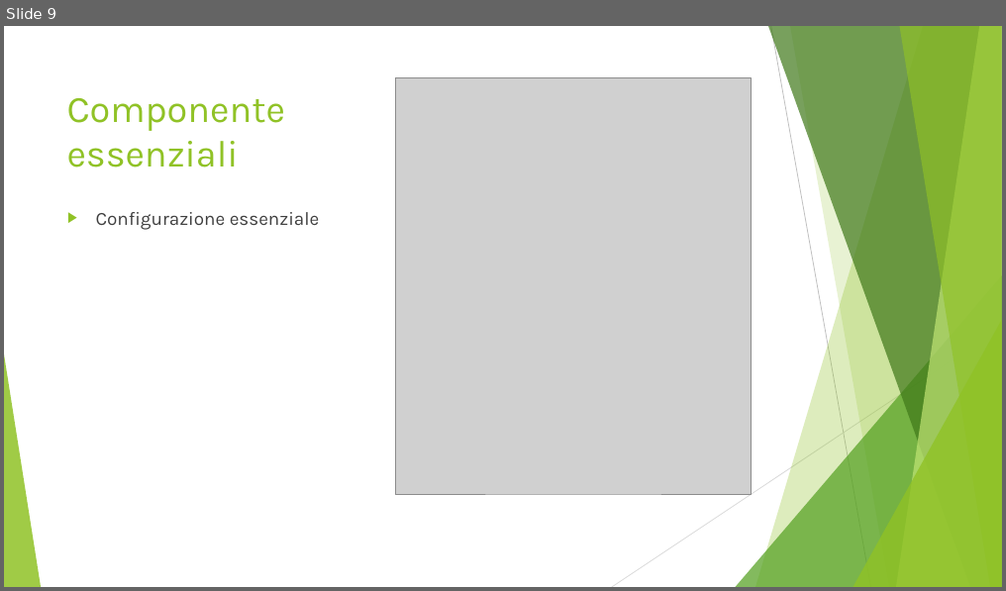
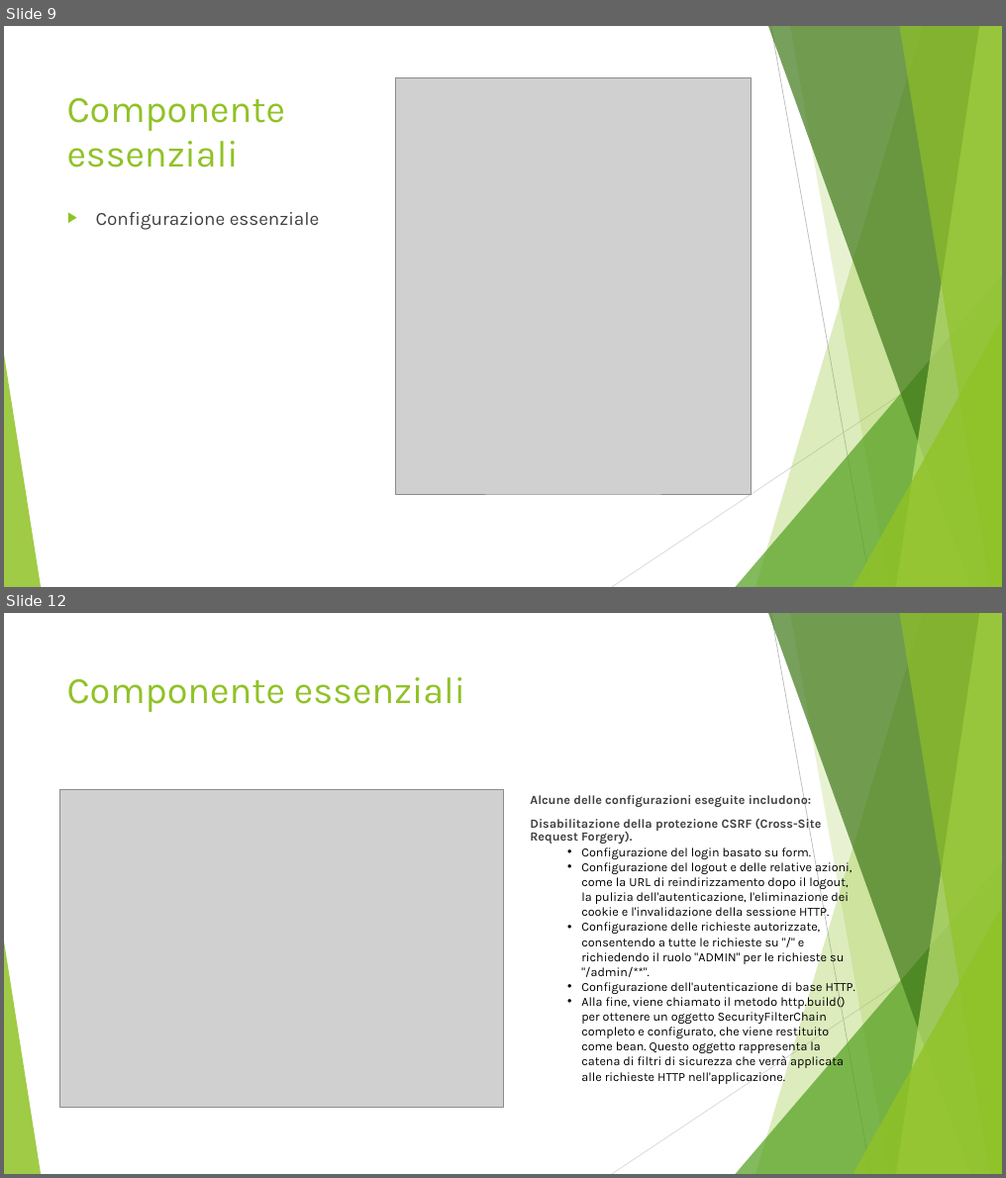
Before and after one commit to AlessandroS94/corso_21122022, a slide deck: Day 8/slide/Spring Boot Security.pptx. Shown one above the other, each under a label of ours: slide 9 before the commit, slides 9 and 12 after it; the slides between them are not shown. The pictures are 1006x591 and 1006x1178 pixels, drawn with LibreOffice and Linux fonts; fonts in the diff are those of the drawing; grey boxes stand for pictures. Boxes give left, top, right and bottom in pixels: in the first picture for what was removed or moved away, otherwise in the second. Text is boxed around its words. In the diff, an @@ line names an element or a change of style, - is before the commit and + after.

```diff
--- a/Day 8/slide/Spring Boot Security.pptx
+++ b/Day 8/slide/Spring Boot Security.pptx
@@ slide 12 added at (x1=4, y1=613, x2=1002, y2=1174), background #FFFFFF; not listed: 10 template elements that a slide beside it also shows @@
@@ title added at (x1=67, y1=677, x2=465, y2=712), 36 pt, text #90C226 @@
+Componente essenziali
@@ picture added at (x1=59, y1=789, x2=503, y2=1108) @@
@@ text added at (x1=530, y1=793, x2=855, y2=1084), 12 pt, text #000000 @@
+Alcune delle configurazioni eseguite includono:
+Disabilitazione della protezione CSRF (Cross-Site Request Forgery).
+  • Configurazione del login basato su form.
+  • Configurazione del logout e delle relative azioni, come la URL di reindirizzamento dopo il logout, la pulizia dell'autenticazione, l'eliminazione dei cookie e l'invalidazione della sessione HTTP.
+  • Configurazione delle richieste autorizzate, consentendo a tutte le richieste su "/" e richiedendo il ruolo "ADMIN" per le richieste su "/admin/**".
+  • Configurazione dell'autenticazione di base HTTP.
+  • Alla fine, viene chiamato il metodo http.build() per ottenere un oggetto SecurityFilterChain completo e configurato, che viene restituito come bean. Questo oggetto rappresenta la catena di filtri di sicurezza che verrà applicata alle richieste HTTP nell'applicazione.
```
Also in this commit, not shown: 2 slides changed, 6 other slides added.
